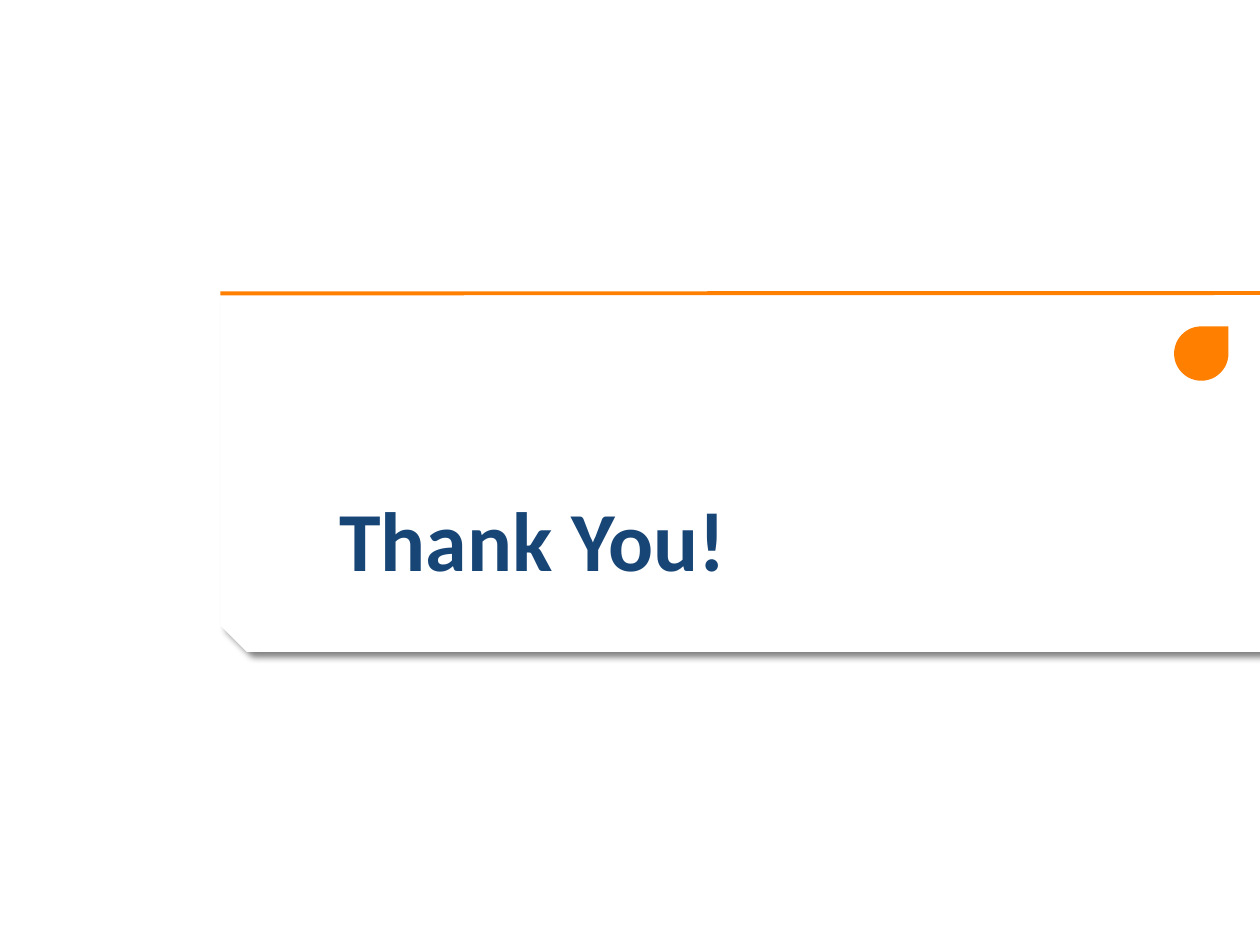
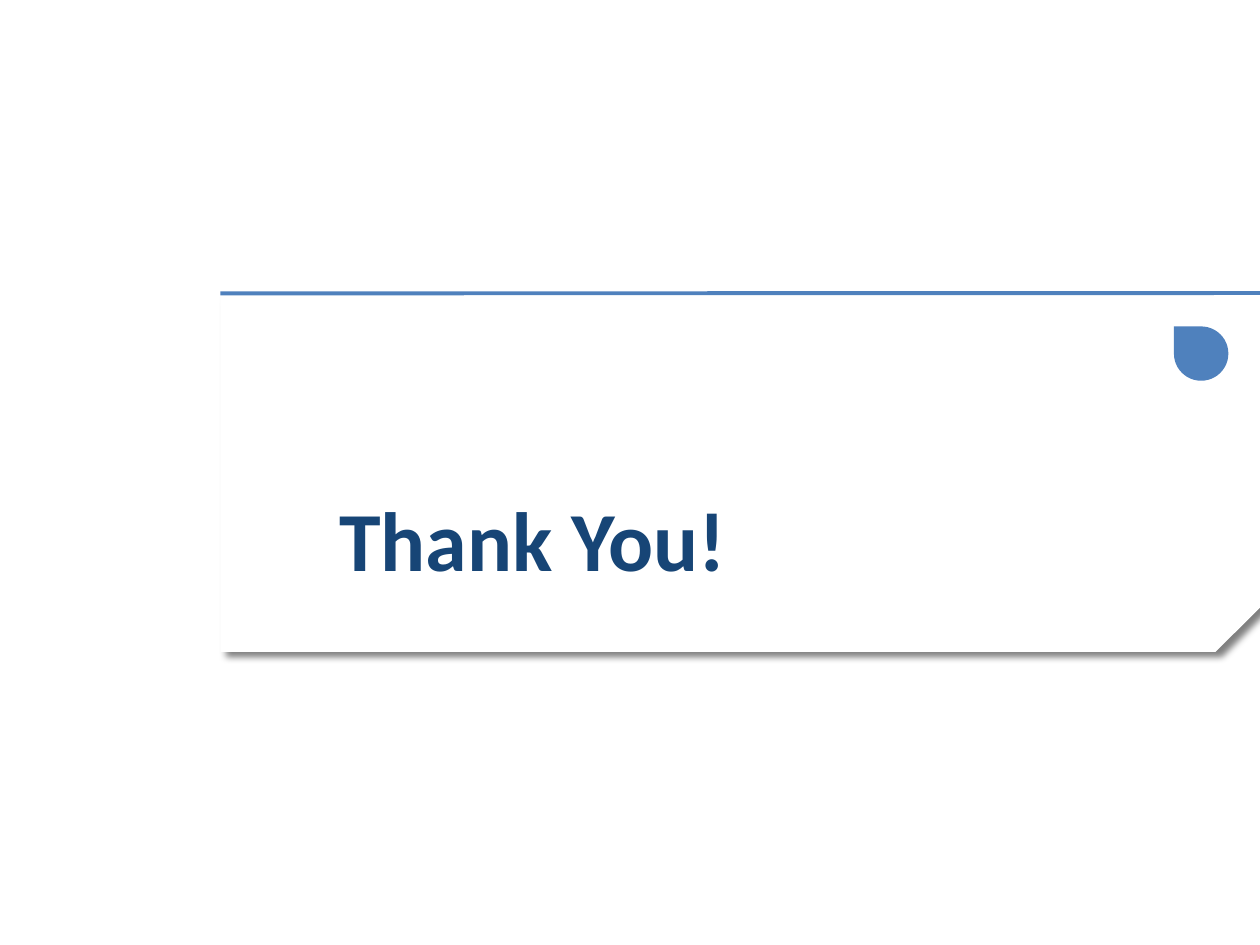
Before and after one commit to estherlu/EC544_Group4, a slide deck: slide 5 of challenge#6/Challenge6_Group4.pptx. Drawn at 1260x945 pixels with LibreOffice and Linux fonts; fonts in the diff are those of the drawing; background and template pictures are left out. Boxes give left, top, right and bottom in pixels: in the first picture for what was removed or moved away, otherwise in the second. Text is boxed around its words. In the diff, an @@ line names an element or a change of style, - is before the commit and + after.

```diff
--- a/challenge#6/Challenge6_Group4.pptx
+++ b/challenge#6/Challenge6_Group4.pptx
@@ snip rect at box(220, 295, 1260, 651): proportions changed; mirrored @@
@@ line (1260, 294) - (220, 294): stroke #FF7F01 2.25 pt to #4F81BD 2.24 pt @@
@@ teardrop at box(1174, 326, 1228, 381): fill #FF7F01 to #4F81BD; proportions changed; mirrored @@
```
Also in this commit, not shown: 4 other slides changed.
